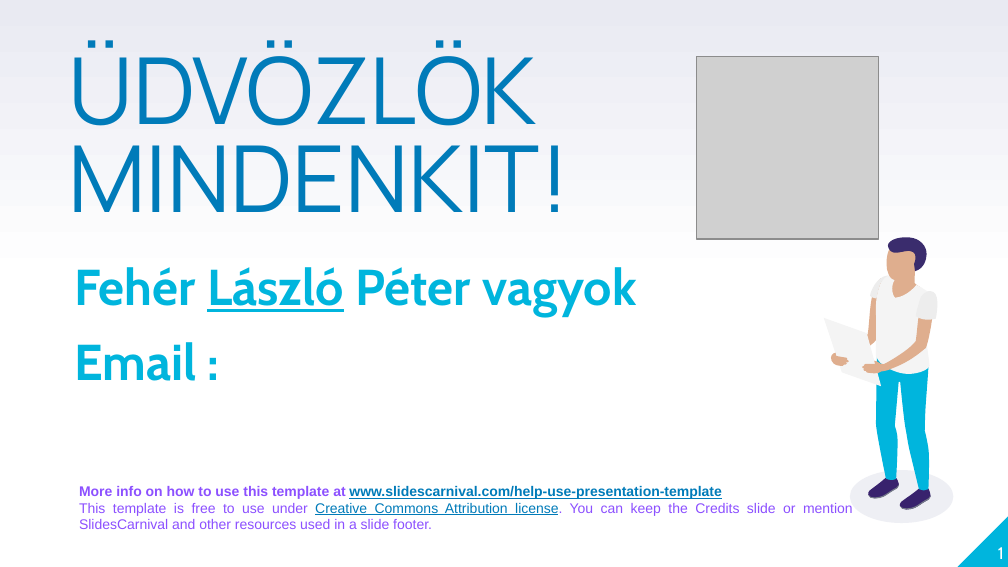
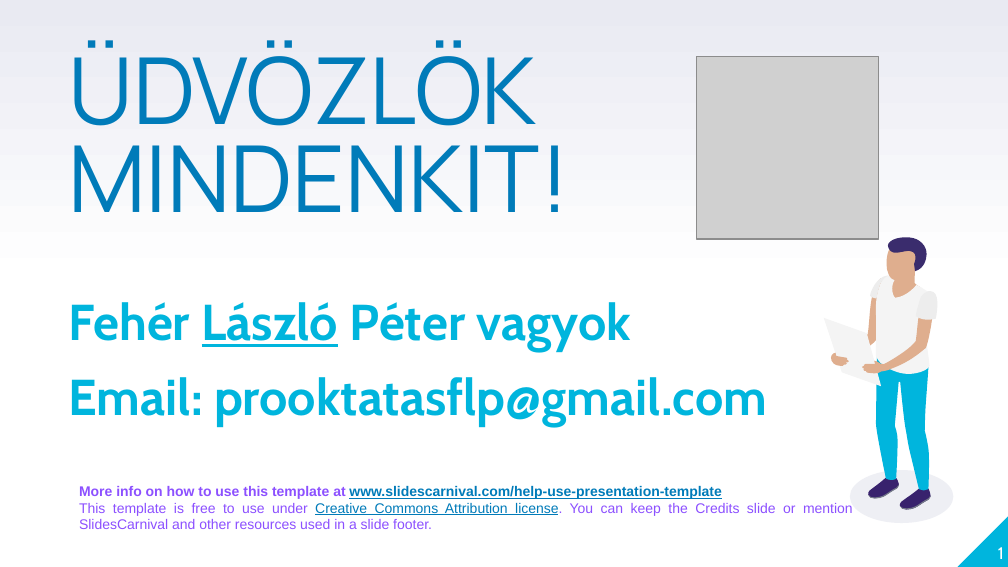
Before and after one commit to laszlofeher/javascriptalapok, a slide deck: slide 1 of 2Alkalom/Js2.pptx. Drawn at 1008x567 pixels with LibreOffice and Linux fonts; fonts in the diff are those of the drawing; grey boxes stand for pictures. Boxes give left, top, right and bottom in pixels: in the first picture for what was removed or moved away, otherwise in the second. Text is boxed around its words. In the diff, an @@ line names an element or a change of style, - is before the commit and + after.

```diff
--- a/2Alkalom/Js2.pptx
+++ b/2Alkalom/Js2.pptx
@@ subtitle "Fehér László Péter vagyok": place and size @@
-subtitle "Fehér László Péter vagyok" at box(74, 267, 636, 381)
+subtitle "Fehér László Péter vagyok" at box(69, 302, 767, 426)
@@ subtitle at box(69, 377, 767, 426): text changed @@
-Email :
+Email: prooktatasflp@gmail.com
```
Also in this commit, not shown: 3 other files.
